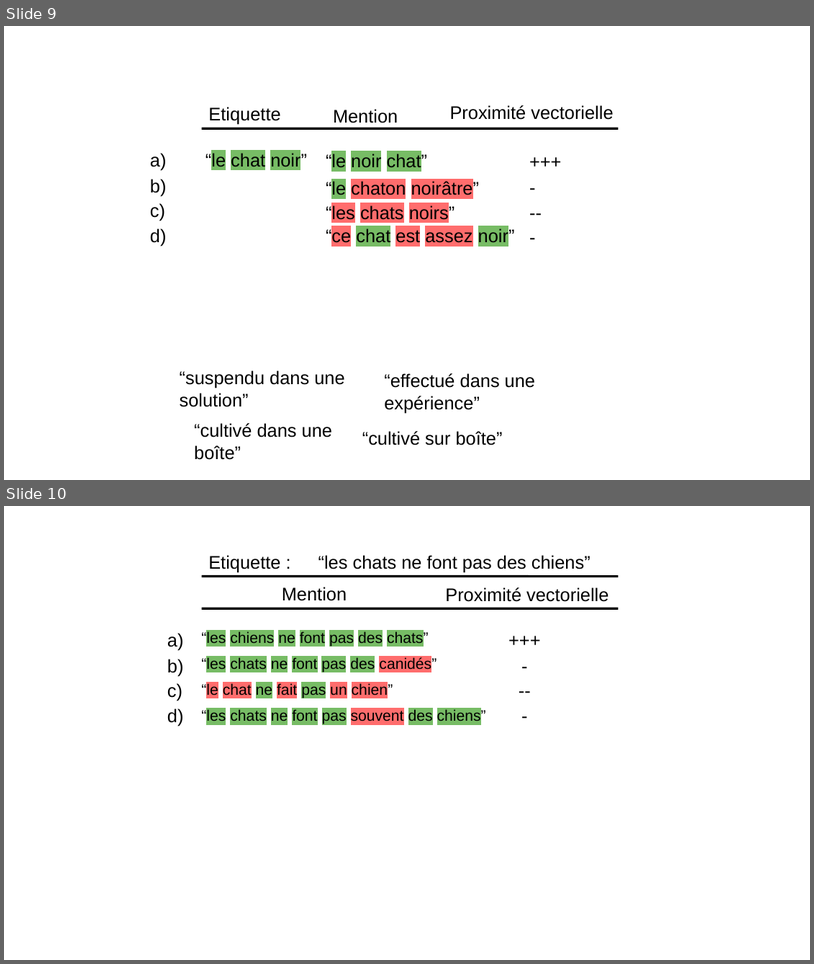
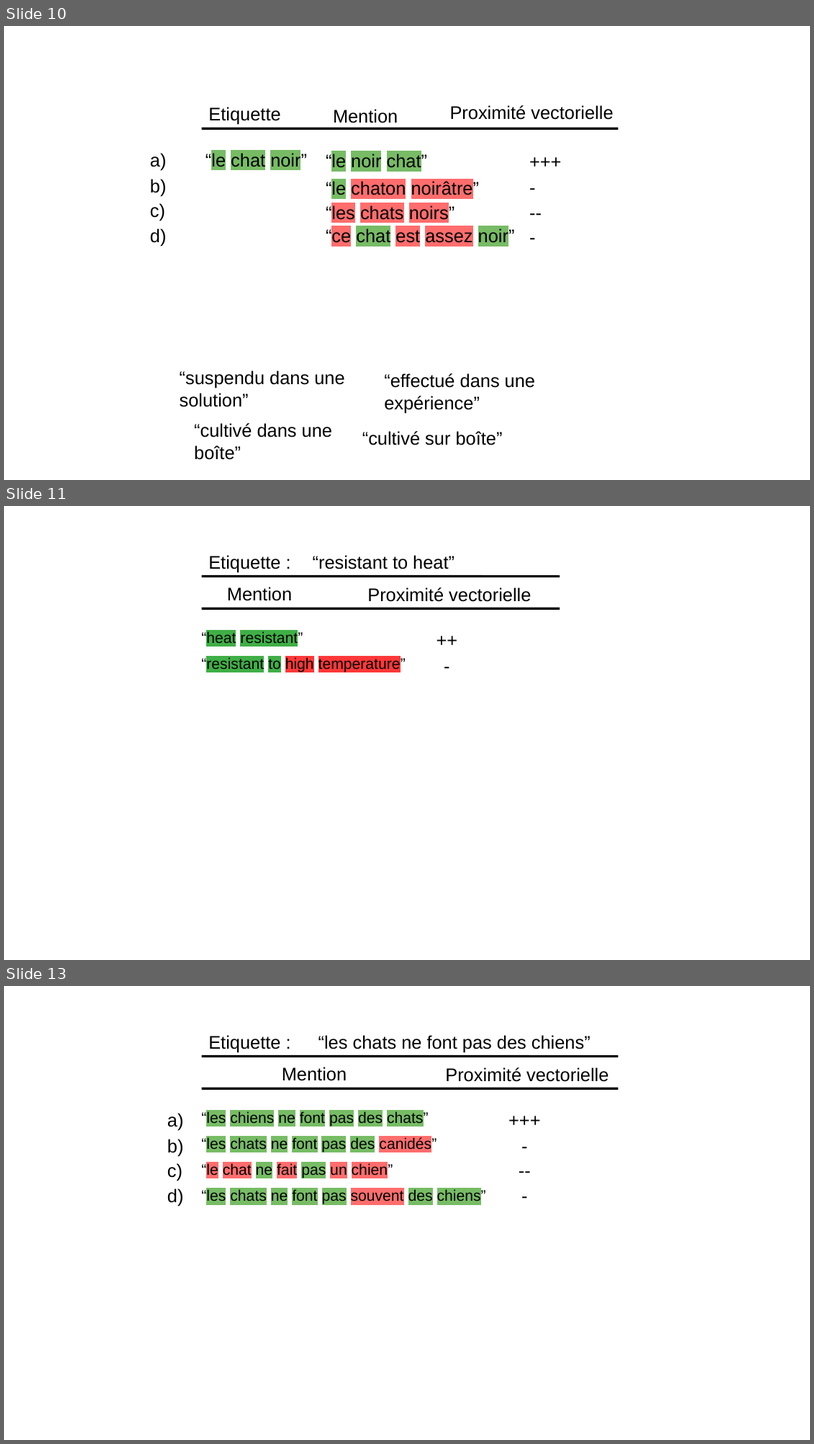
Before and after one commit to atoffano/entity-norm, a slide deck: diapo.odp. Shown one above the other, each under a label of ours: slides 9 and 10 before the commit, slides 10, 11 and 13 after it; the slides between them are not shown. The pictures are 814x964 and 814x1444 pixels, drawn with LibreOffice and Linux fonts; fonts in the diff are those of the drawing. Boxes give left, top, right and bottom in pixels: in the first picture for what was removed or moved away, otherwise in the second. Text is boxed around its words. In the diff, an @@ line names an element or a change of style, - is before the commit and + after.

```diff
--- a/diapo.odp
+++ b/diapo.odp
@@ slide 11 added at (4,506,810,960), background #FFFFFF @@
@@ text added at (208,555,280,573), 18 pt, text #000000 @@
+Etiquette :
@@ text added at (313,555,455,569), 18 pt, text #000000 @@
+“resistant to heat”
@@ line added from (201, 577) to (560, 577), #000000 2.3 pt @@
@@ text added at (227,587,292,601), 18 pt, text #000000 @@
+Mention
@@ text added at (368,587,531,602), 18 pt, text #000000 @@
+Proximité vectorielle
@@ line added from (201, 608) to (560, 608), #000000 2.3 pt @@
@@ text added at (201,631,303,647), 15 pt, text #000000 @@
+“heat resistant”
@@ text added at (418,625,477,673), 18 pt, text #000000 @@
+++
@@ text added at (418,651,477,679), 18 pt, text #000000 @@
+-
@@ text added at (201,657,406,673), 15 pt, text #000000 @@
+“resistant to high temperature”
@@ what was slide 9 is now slide 10 @@
@@ what was slide 10 is now slide 13 @@
```
Also in this commit, not shown: 3 slides changed, 5 other slides added, 1 slide removed, 19 other files.
